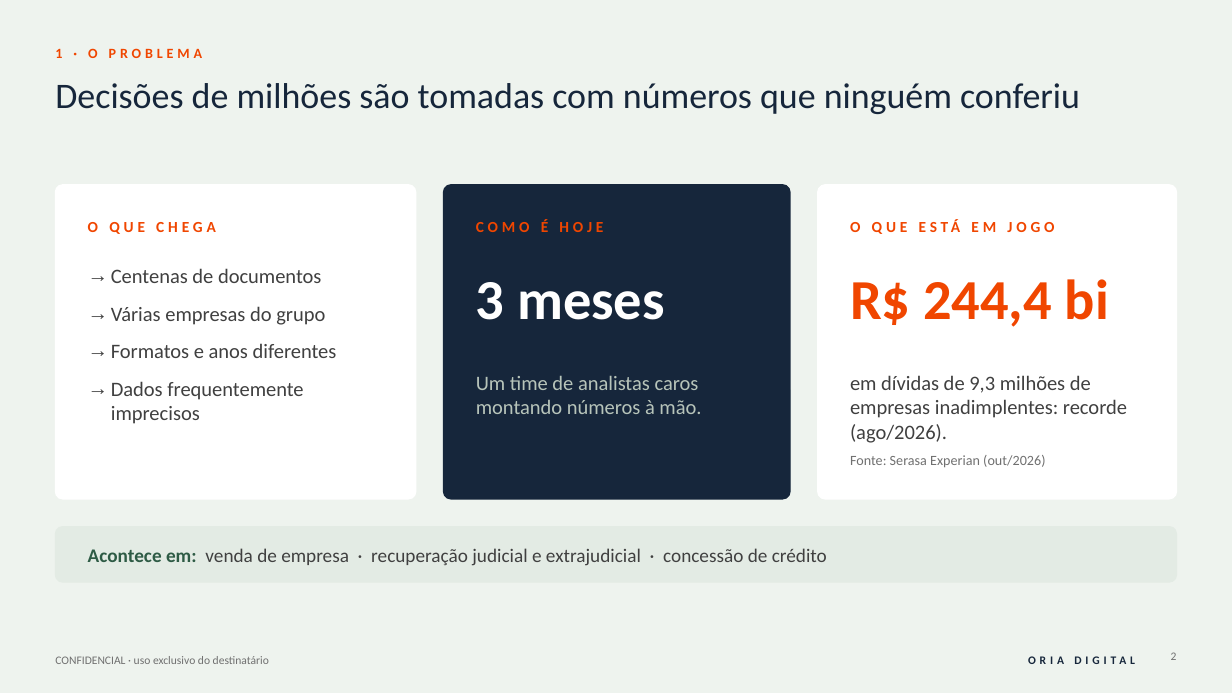
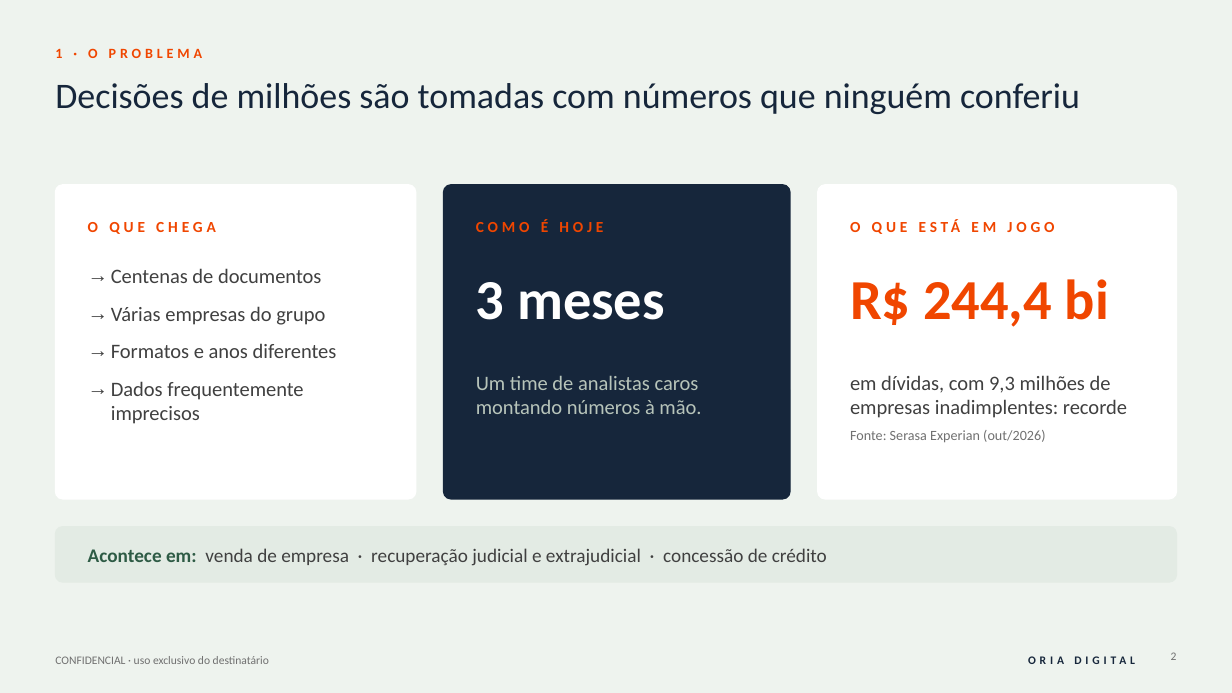
Before and after one commit to rodrigovaroto-wq/Oria-Digital, a slide deck: slide 2 of Business Plan/_trabalho_fase3/Business_Plan_Oria_Digital_v2_rascunho.pptx. Drawn at 1232x693 pixels with LibreOffice and Linux fonts; fonts in the diff are those of the drawing. Boxes give left, top, right and bottom in pixels: in the first picture for what was removed or moved away, otherwise in the second. Text is boxed around its words. In the diff, an @@ line names an element or a change of style, - is before the commit and + after.

```diff
--- a/Business Plan/_trabalho_fase3/Business_Plan_Oria_Digital_v2_rascunho.pptx
+++ b/Business Plan/_trabalho_fase3/Business_Plan_Oria_Digital_v2_rascunho.pptx
@@ text at box(850, 375, 1127, 418): text changed @@
-em dívidas de 9,3 milhões de empresas inadimplentes: recorde (ago/2026).
+em dívidas, com 9,3 milhões de empresas inadimplentes: recorde
```
Also in this commit, not shown: 2 other slides changed, 5 other files.
